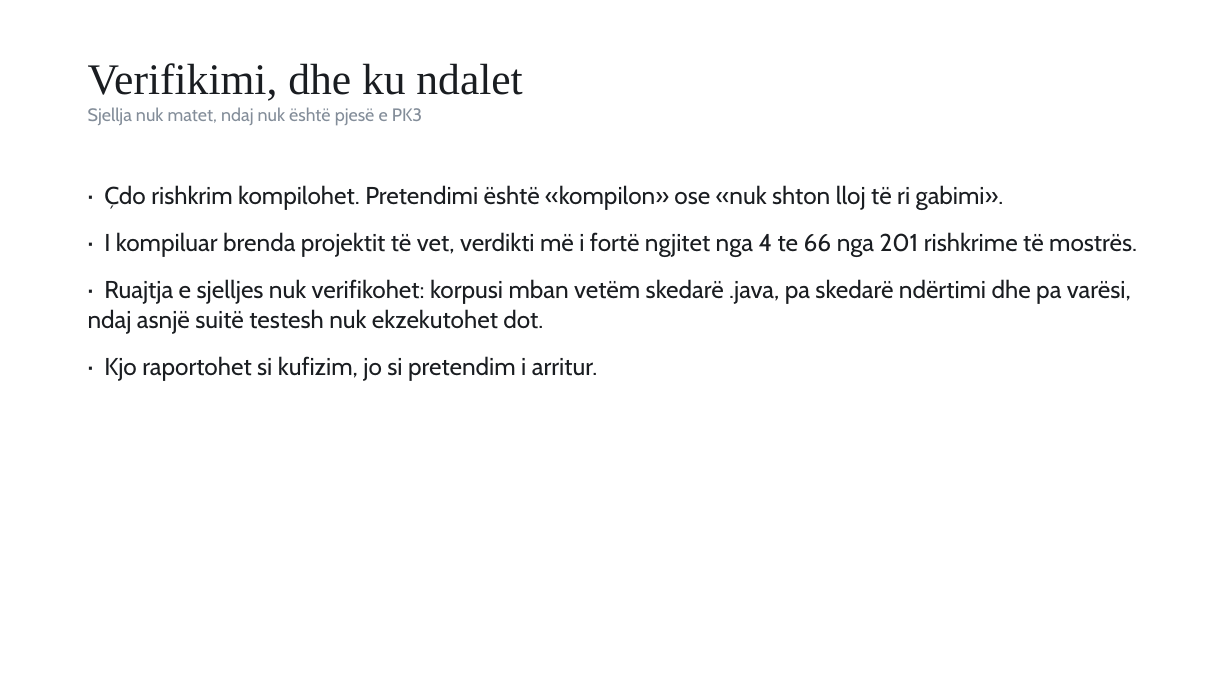
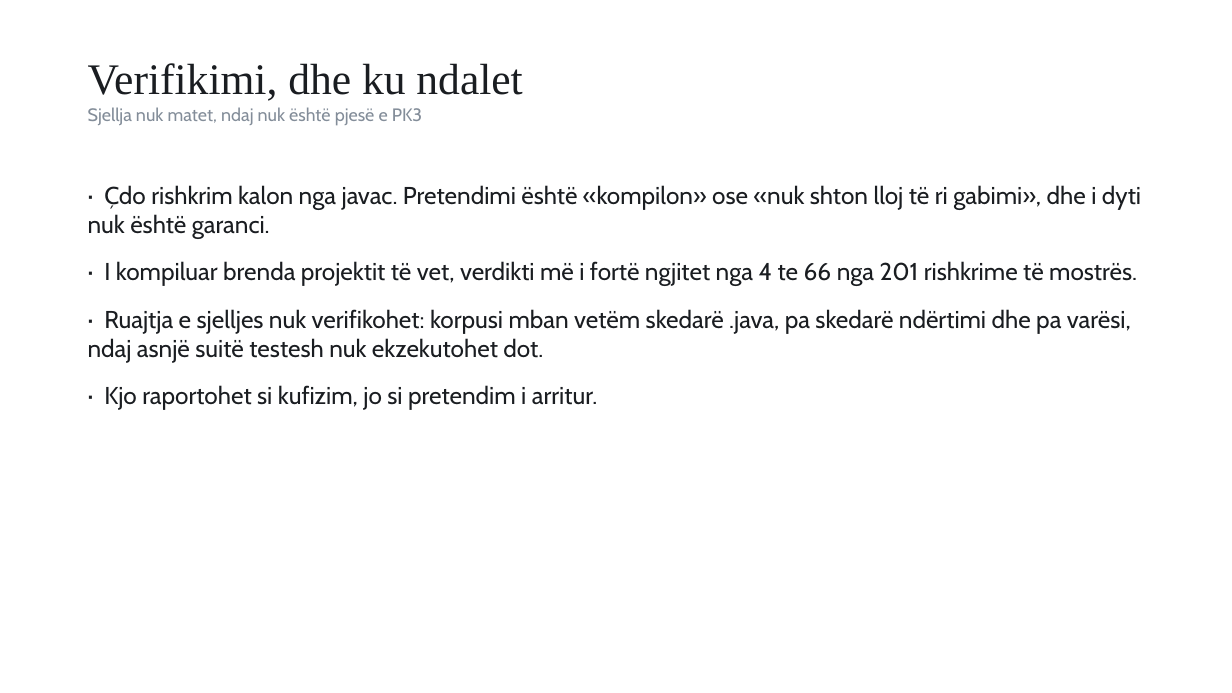
Before and after one commit to FlorentLatifi/Code-Smell-Detection-and-Refactoring-Recommendations, a slide deck: slide 11 of docs/thesis/Prezantimi_Florent_Latifi.pptx. Drawn at 1232x693 pixels with LibreOffice and Linux fonts; fonts in the diff are those of the drawing. Boxes give left, top, right and bottom in pixels: in the first picture for what was removed or moved away, otherwise in the second. Text is boxed around its words. In the diff, an @@ line names an element or a change of style, - is before the commit and + after.

Commit message:
Përditëso abstraktin, validimin, ndërfaqen dhe prezantimin (#8)
Abstrakti merr pranueshmërinë e rishkrimeve dhe mbetet nën 360 fjalë. Te
4.10 numrat e testeve të 8 tetorit (797 dhe 173), te 4.8 mënyra e thjeshtë
dhe te 4.11 imazhi Docker. Prezantimi merr krahasimin me PMD-në, sllajdin
«A ia vlejnë rishkrimet?» dhe saktëson verifikimin dhe kufizimet (VD-147).

```diff
--- a/docs/thesis/Prezantimi_Florent_Latifi.pptx
+++ b/docs/thesis/Prezantimi_Florent_Latifi.pptx
@@ text at (x1=88, y1=185, x2=1141, y2=239): text changed @@
-· Çdo rishkrim kompilohet. Pretendimi është «kompilon» ose «nuk shton lloj të ri gabimi».
+· Çdo rishkrim kalon nga javac. Pretendimi është «kompilon» ose «nuk shton lloj të ri gabimi», dhe i dyti nuk është garanci.
```
Also in this commit, not shown: 3 other slides changed, 1 slide added, 6 other files.
